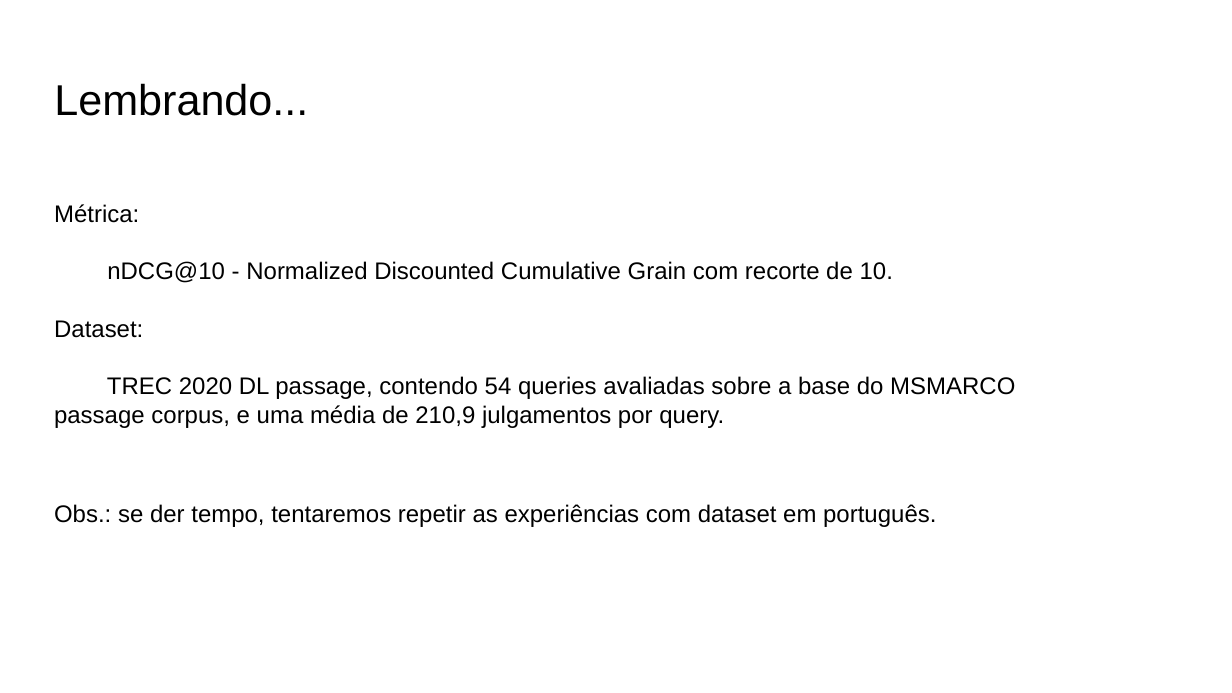
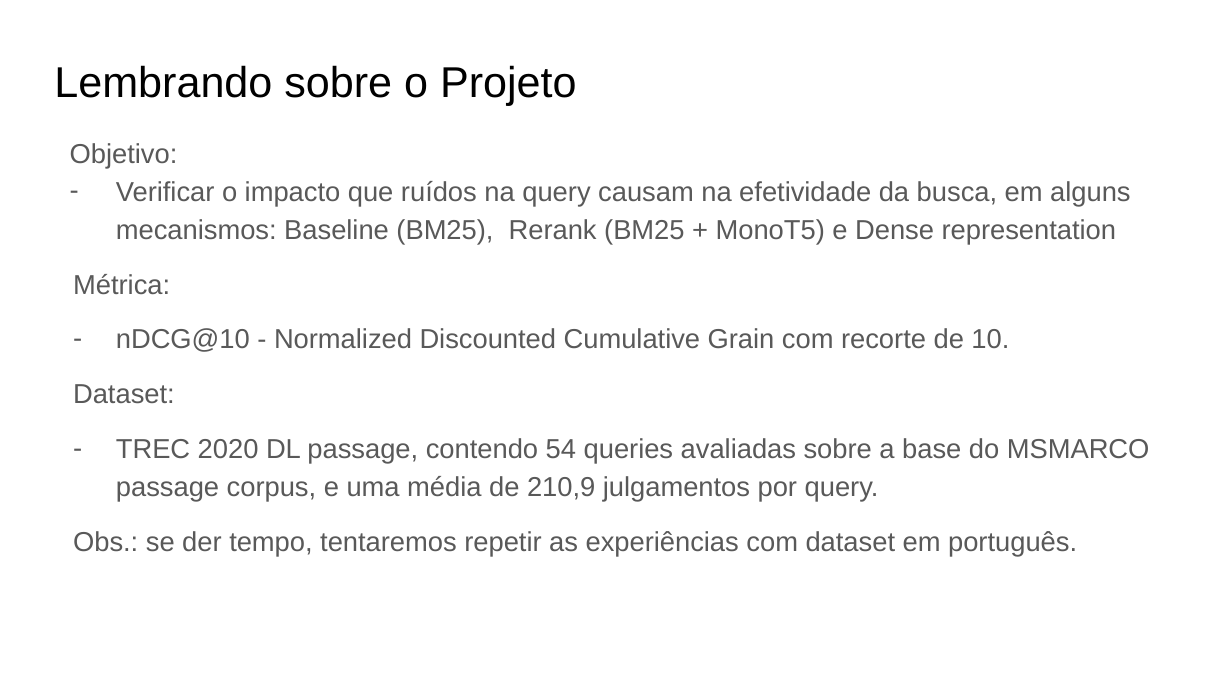
Before and after one commit to leonardo3108/robustez-query, a slide deck: slide 2 of docs/Apresentação 2 - 20211111.pptx (slide 3 before the commit). Drawn at 1232x693 pixels with LibreOffice and Linux fonts; fonts in the diff are those of the drawing. Boxes give left, top, right and bottom in pixels: in the first picture for what was removed or moved away, otherwise in the second. Text is boxed around its words. In the diff, an @@ line names an element or a change of style, - is before the commit and + after.

```diff
--- a/docs/Apresentação 2 - 20211111.pptx
+++ b/docs/Apresentação 2 - 20211111.pptx
@@ title at (54, 65, 577, 105): text changed @@
-Lembrando...
+Lembrando sobre o Projeto
@@ text "Objetivo:": place and size @@
-text "Objetivo:" at (54, 204, 1015, 527)
+text "Objetivo:" at (70, 143, 1149, 556)
@@ text at (70, 143, 1130, 244): paragraphs added @@
+Objetivo:
+– Verificar o impacto que ruídos na query causam na efetividade da busca, em alguns mecanismos: Baseline (BM25), Rerank (BM25 + MonoT5) e Dense representation
@@ text at (73, 274, 1149, 556): size 14 to 16 pt, text colour #000000 to #595959 in "Métrica:", "nDCG@10 - Normalized Discounted Cumulative Grain com ...", "Dataset:", "TREC 2020 DL passage, contendo 54 queries ..." and 1 more places; indent changed; line spacing 1 to 1.15; more space between paragraphs; bullet none to -; less space between paragraphs @@
```
Also in this commit, not shown: 2 slides added, 1 slide removed.
